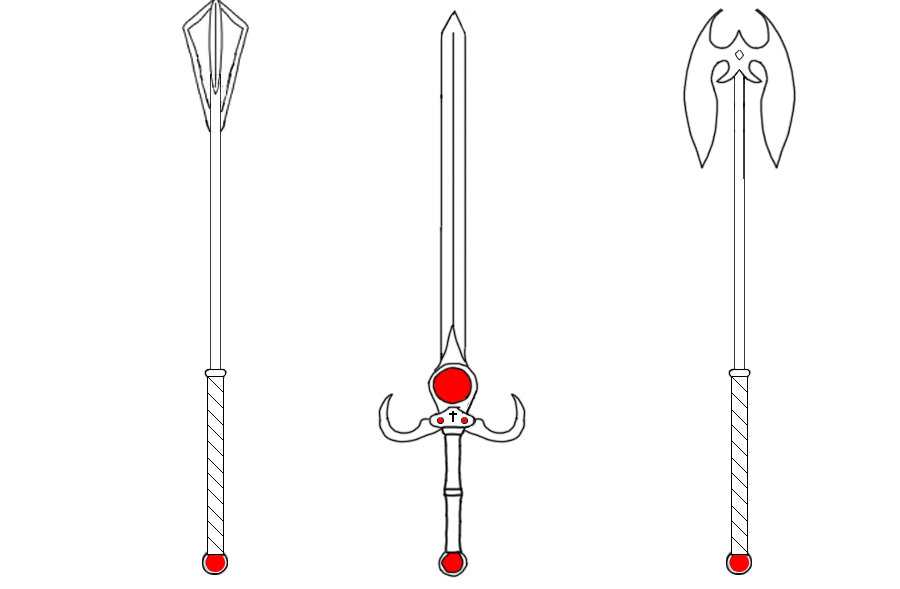
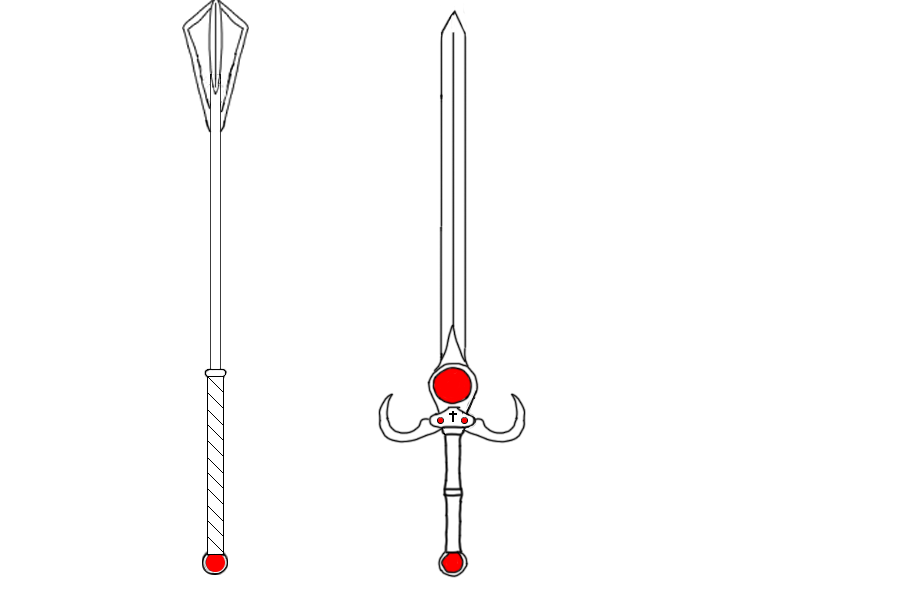
Comparing the layer stacks of the two 900 x 589 images. Changes:
hid group "Axe" (3 layers) over box(682, 7, 797, 575)
